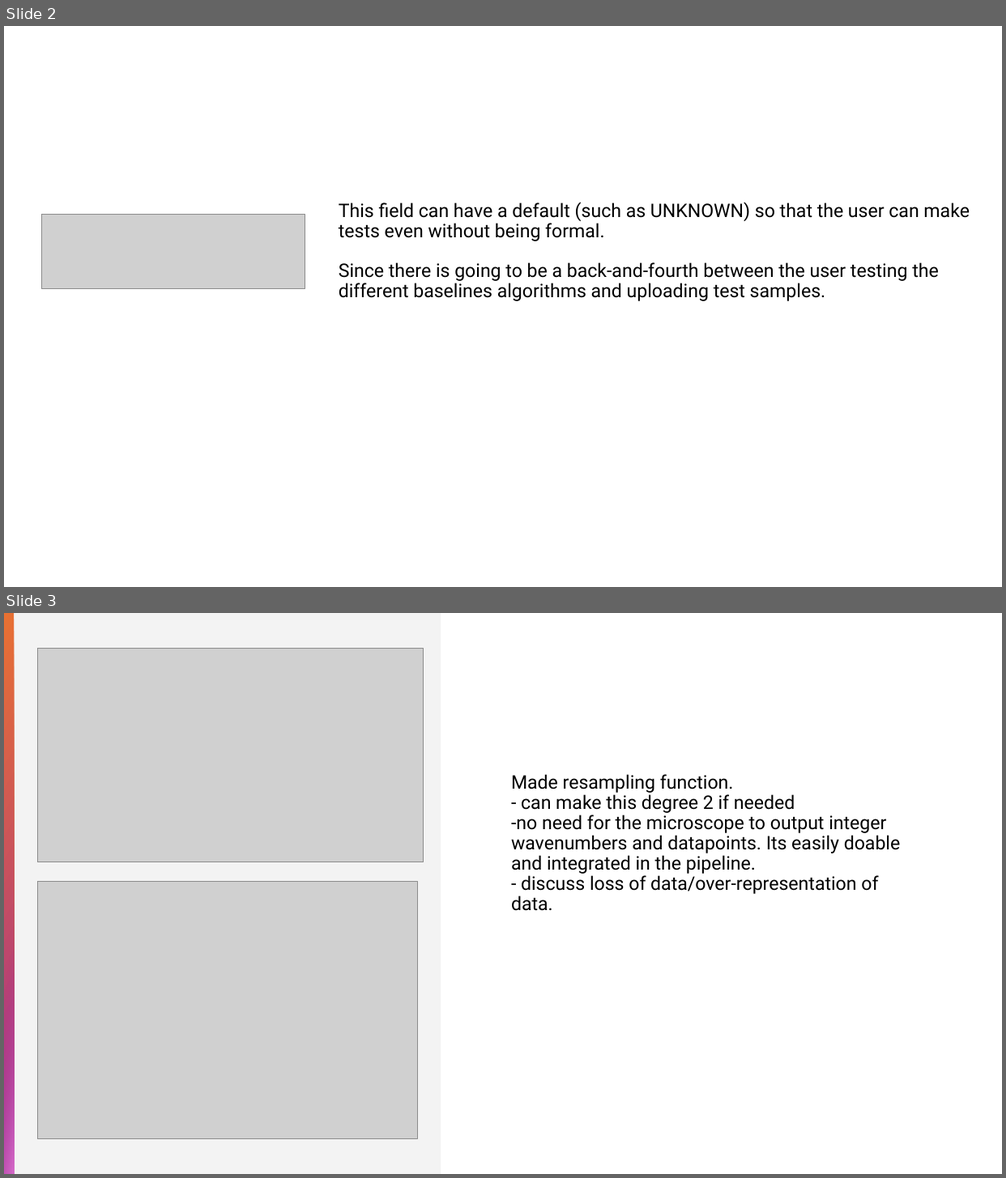
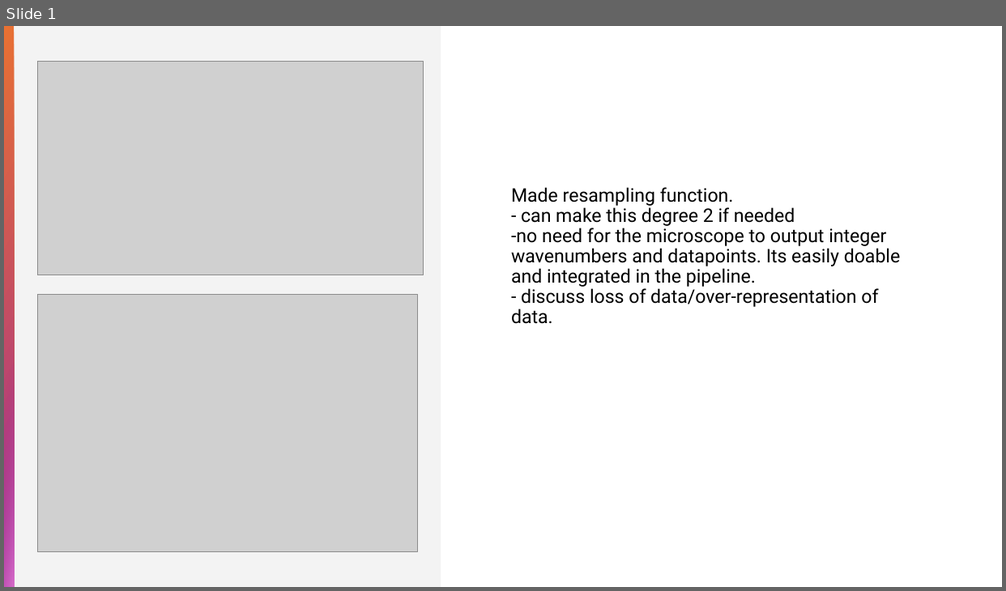
Before and after one commit to blichub/temp_raman_personal, a slide deck: raman_week8.pptx. Shown one above the other, each under a label of ours: slides 2 and 3 before the commit, slide 1 after it. The pictures are 1006x1178 and 1006x591 pixels, drawn with LibreOffice and Linux fonts; fonts in the diff are those of the drawing; grey boxes stand for pictures. Boxes give left, top, right and bottom in pixels: in the first picture for what was removed or moved away, otherwise in the second. Text is boxed around its words. In the diff, an @@ line names an element or a change of style, - is before the commit and + after.

```diff
--- a/raman_week8.pptx
+++ b/raman_week8.pptx
@@ slide 2 removed at bbox=[4, 26, 1002, 587], background #FFFFFF @@
@@ picture removed at bbox=[42, 214, 305, 288] @@
@@ title removed at bbox=[339, 202, 970, 301] @@
-This field can have a default (such as UNKNOWN) so that the user can make tests even without being formal.
-Since there is going to be a back-and-fourth between the user testing the different baselines algorithms and uploading test samples.
@@ what was slide 3 is now slide 1 @@
```
Also in this commit, not shown: 2 slides added, 1 other slide removed, 6 other files.
